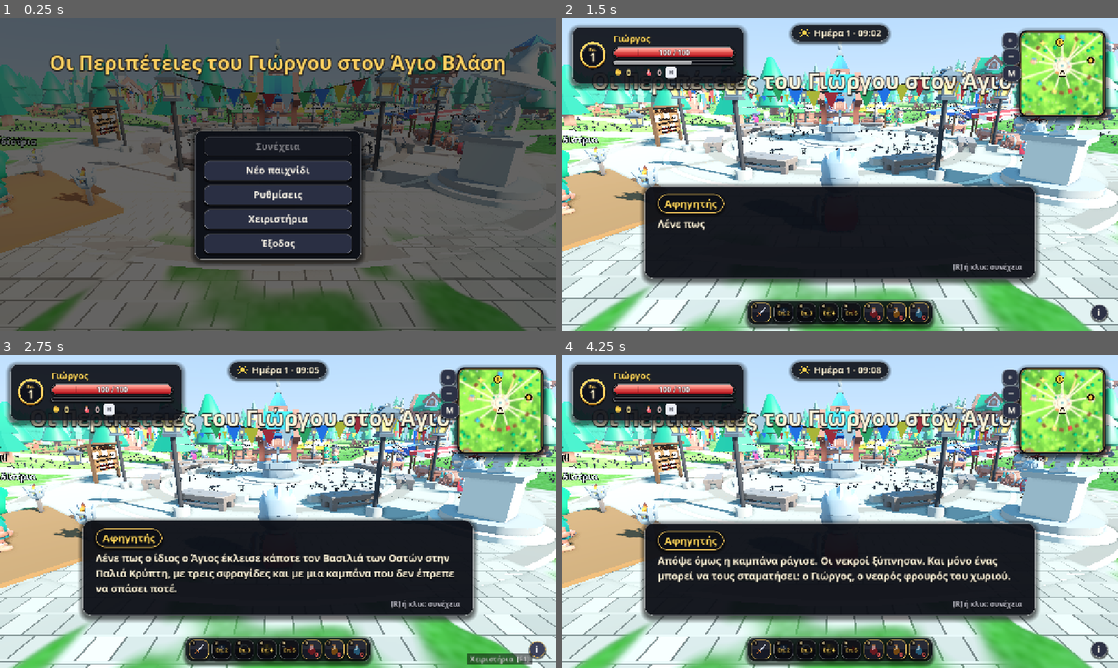
Above: before the commit, frames 1-4 (two rows, left to right).
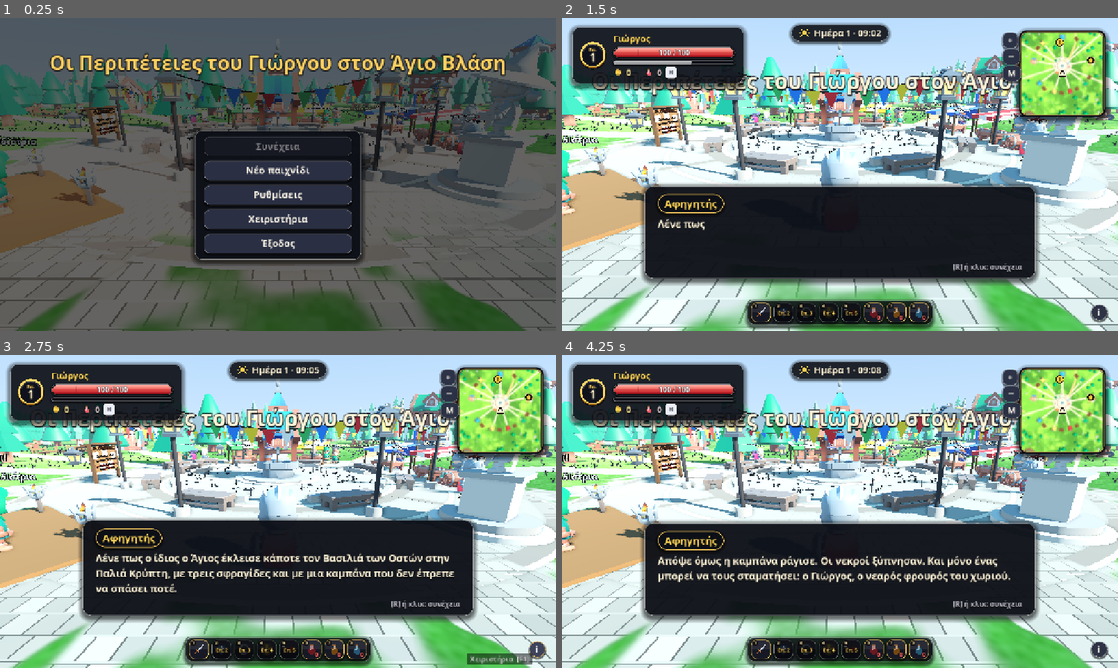
Above: after the commit, the same moments.

Repository: TheoSfak/George-Adventures
Game: Godot game, scene res://scenes/main.tscn
Same seed, same stepped clock (60 frames per second), same inputs: the game is played once before the commit and once after it.
Inputs (mouse positions are in pixels of both pictures, inside the frame that each line leads up to):
- Up to frame 1 (0.25 s): no input
- Up to frame 2 (1.5 s): click "Νέο παιχνίδι" at 0.5 s; tap Enter (ui_accept) at 1.25 s; drag from (762, 312) to (895, 105) at 1.27 s
- Up to frame 3 (2.75 s): click "i" at 2 s
- Up to frame 4 (4.25 s): click "+" at 2.75 s; drag from (784, 649) to (812, 574) at 3.52 s

The runs differ from the first frame. In frame 1, 0.3% of the frame differs, in the area x 0-100%, y 27-44%; in frame 2, 0.8%, in the area x 0-100%, y 11-46%; in frame 3, 0.7%; in frame 4, 0.8%.

Commit message:
Add the great tree, the houses, the props and the chest to the lake area

Diff:
--- a/scripts/great_tree.gd
+++ b/scripts/great_tree.gd
@@ -42,6 +42,7 @@
 	for pair in bridge_list():
 		_build_bridge(pair[0], pair[1])
 	_build_ramp()
+	_build_props()
 	# >>> the later tasks add their builders here
 
 
@@ -245,4 +246,242 @@
 		add_child(body)
 
 
+# ------------------------------------------------------------ tree and props ----
+
+const TREE_POS := Vector3(4.0, 7.0, -1.0)         # the foot of the great tree on the plateau
+const TREE_FOOT := Vector3(9.5, 7.0, 3.0)         # a spot on the plateau a few metres from the trunk
+const CHEST_POS := Vector3(-8.2, 5.6, 22.5)       # on the south island
+const BENCH_POS := Vector3(23.5, 6.2, 17.6)       # on the east island
+const HOUSE_SCALE := 5.0
+const HOUSES := [
+	["buildings/blue/building_home_A_blue.gltf", Vector3(-3.5, 7.0, -4.5)],
+	["buildings/yellow/building_home_B_yellow.gltf", Vector3(4.5, 7.0, -9.0)],
+]
+# [island, offset on the island (x, z), trunk height, canopy radius]
+const UMBRELLAS := [
+	["south", Vector2(-1.5, 0.8), 5.5, 3.6], ["south", Vector2(1.8, -1.6), 4.2, 2.8],
+	["east", Vector2(-1.4, -0.6), 5.0, 3.3],
+	["far", Vector2(0.8, 1.2), 5.8, 3.9], ["far", Vector2(-1.8, -0.8), 4.0, 2.6],
+	["entry", Vector2(-1.2, -1.4), 3.6, 2.4],
+]
+const ROCK_SCALE := 3.2
+const TREE_SCALE := 9.5
+const ROCKS := [
+	"decoration/nature/rock_single_A.gltf", "decoration/nature/rock_single_B.gltf", "decoration/nature/rock_single_C.gltf",
+	"decoration/nature/rock_single_D.gltf", "decoration/nature/rock_single_E.gltf",
+]
+const SHORE_TREES := ["decoration/nature/tree_single_A.gltf", "decoration/nature/tree_single_B.gltf"]
+
+
+func _build_props() -> void:
+	_build_tree()
+	_build_houses()
+	_build_deck_and_lanterns()
+	_build_umbrella_trees()
+	_build_chest_and_bench()
+	_build_flowers_and_pads()
+	_build_shore()
+
+
+func _build_tree() -> void:
+	_add_visual(TreeMeshes.great_tree(21), "Tree", TREE_POS)
+	var body := StaticBody3D.new()
+	body.name = "TreeTrunk"
+	body.collision_layer = 1
+	body.collision_mask = 0
+	body.position = TREE_POS
+	var shape := CollisionShape3D.new()
+	var cyl := CylinderShape3D.new()
+	cyl.radius = 3.4
+	cyl.height = 14.0
+	shape.shape = cyl
+	shape.position = Vector3(0.0, 7.0, 0.0)
+	body.add_child(shape)
+	add_child(body)
+
+
+## One box collider around a model (its meshes, in the local space of `node`).
+func _box_collider_for(node: Node3D, shrink := 0.9) -> void:
+	var inv := node.global_transform.affine_inverse()
+	var have := false
+	var box := AABB()
+	for mi in node.find_children("*", "MeshInstance3D", true, false):
+		var a: AABB = (inv * (mi as MeshInstance3D).global_transform) * (mi as MeshInstance3D).get_aabb()
+		box = a if not have else box.merge(a)
+		have = true
+	if not have:
+		return
+	var body := StaticBody3D.new()
+	body.collision_layer = 1
+	body.collision_mask = 0
+	var shape := CollisionShape3D.new()
+	var bs := BoxShape3D.new()
+	bs.size = Vector3(box.size.x * shrink, maxf(box.size.y, 0.5), box.size.z * shrink)
+	shape.shape = bs
+	shape.position = box.get_center()
+	body.add_child(shape)
+	node.add_child(body)
+
+
+## A KayKit model placed at `pos` (local) with a box collider.
+func _place_model(path: String, pos: Vector3, rot_deg: float, model_scale: float, parent: Node3D) -> Node3D:
+	var root := Node3D.new()
+	root.name = path.get_file().get_basename()
+	root.position = pos
+	root.rotation_degrees.y = rot_deg
+	var model := (load(WORLD + path) as PackedScene).instantiate() as Node3D
+	model.scale = Vector3.ONE * model_scale
+	root.add_child(model)
+	parent.add_child(root)
+	_box_collider_for(root, 0.8)
+	return root
+
+
+func _build_houses() -> void:
+	for i in HOUSES.size():
+		var h: Array = HOUSES[i]
+		var pos: Vector3 = h[1]
+		var d: Vector3 = TREE_POS - pos
+		var house := _place_model(h[0], pos, rad_to_deg(atan2(d.x, d.z)), HOUSE_SCALE, self)
+		house.name = "House_%d" % i
+		var light := OmniLight3D.new()
+		light.name = "HouseLight_%d" % i
+		light.light_color = Color(1.0, 0.72, 0.4)
+		light.light_energy = 1.4
+		light.omni_range = 12.0
+		light.position = pos + Vector3(0.0, 3.5, 0.0) + d.normalized() * 3.5
+		light.add_to_group("night_lights")
+		add_child(light)
+
+
+func _build_deck_and_lanterns() -> void:
+	_add_visual(TreeMeshes.deck_ring(5.4, 7.6, 28), "DeckRing", TREE_POS + Vector3(0.0, 0.03, 0.0))
+	var pts: Array[Vector3] = []
+	for a in [20.0, 90.0, 160.0, 240.0, 305.0]:
+		var ang := deg_to_rad(a)
+		pts.append(Vector3(TREE_POS.x + cos(ang) * 8.4, TREE_POS.y, TREE_POS.z + sin(ang) * 8.4))
+	for key in ["entry", "south", "east", "far"]:
+		var d: Dictionary = ISLANDS[key]
+		var ip: Vector2 = d["pos"]
+		pts.append(Vector3(ip.x + 1.6, float(d["top"]), ip.y - 1.6))
+	_add_visual(TreeMeshes.lanterns_posts(pts), "LanternPosts")
+	var heads := _add_visual(TreeMeshes.lanterns_heads(pts), "LanternHeads")
+	var glow := StandardMaterial3D.new()
+	glow.vertex_color_use_as_albedo = true
+	glow.vertex_color_is_srgb = true
+	glow.emission_enabled = true
+	glow.emission = Color(1.0, 0.75, 0.35)
+	glow.emission_energy_multiplier = 1.2
+	heads.material_override = glow
+	var deck_light := OmniLight3D.new()                    # the third light: over the deck, lighting the trunk
+	deck_light.name = "DeckLight"
+	deck_light.light_color = Color(1.0, 0.76, 0.45)
+	deck_light.light_energy = 1.4
+	deck_light.omni_range = 13.0
+	deck_light.position = TREE_POS + Vector3(0.0, 4.5, 0.0)
+	deck_light.add_to_group("night_lights")
+	add_child(deck_light)
+
+
+func _build_umbrella_trees() -> void:
+	for i in UMBRELLAS.size():
+		var u: Array = UMBRELLAS[i]
+		var d: Dictionary = ISLANDS[u[0]]
+		var ip: Vector2 = d["pos"]
+		var off: Vector2 = u[1]
+		var pos := Vector3(ip.x + off.x, float(d["top"]), ip.y + off.y)
+		_add_visual(TreeMeshes.umbrella_tree(float(u[2]), float(u[3]), 40 + i), "Umbrella_%d" % i, pos)
+		var body := StaticBody3D.new()
+		body.name = "Umbrella_%dBody" % i
+		body.collision_layer = 1
+		body.collision_mask = 0
+		body.position = pos + Vector3(0.0, float(u[2]) * 0.5, 0.0)
+		var shape := CollisionShape3D.new()
+		var cyl := CylinderShape3D.new()
+		cyl.radius = 0.4
+		cyl.height = float(u[2])
+		shape.shape = cyl
+		body.add_child(shape)
+		add_child(body)
+
+
+func _build_chest_and_bench() -> void:
+	var chest := Chest.new()
+	chest.position = CHEST_POS
+	chest.rotation_degrees.y = 200.0
+	chest.golden = true
+	chest.gold_min = 40
+	chest.gold_max = 80
+	chest.potions = 2
+	add_child(chest)
+	_add_visual(TreeMeshes.bench(), "Bench", BENCH_POS)
+	var body := StaticBody3D.new()
+	body.name = "BenchBody"
+	body.collision_layer = 1
+	body.collision_mask = 0
+	body.position = BENCH_POS + Vector3(0.0, 0.45, 0.0)
+	var shape := CollisionShape3D.new()
+	var box := BoxShape3D.new()
+	box.size = Vector3(1.8, 0.9, 0.6)
+	shape.shape = box
+	body.add_child(shape)
+	add_child(body)
+
+
+func _build_flowers_and_pads() -> void:
+	var rng := RandomNumberGenerator.new()
+	rng.seed = 77
+	for key in ISLANDS:
+		var d: Dictionary = ISLANDS[key]
+		var ip: Vector2 = d["pos"]
+		var r := float(d["r"])
+		var pts: Array[Vector3] = []
+		for i in (26 if key == "central" else 14):
+			var a := rng.randf() * TAU
+			var rr := sqrt(rng.randf()) * r * 0.7
+			pts.append(Vector3(ip.x + cos(a) * rr, float(d["top"]), ip.y + sin(a) * rr))
+		_add_visual(TreeMeshes.flowers(pts, int(d["seed"]) + 100), "Flowers_" + key)
+	var pads: Array[Vector3] = []
+	for i in 40:
+		if pads.size() >= 16:
+			break
+		var a := rng.randf() * TAU
+		var rr := sqrt(rng.randf()) * 0.88
+		var p := Vector3(cos(a) * LAKE.x * rr, WATER_Y + 0.03, sin(a) * LAKE.y * rr)
+		var on_island := false
+		for key in ISLANDS:
+			var d: Dictionary = ISLANDS[key]
+			var ip: Vector2 = d["pos"]
+			if Vector2(p.x - ip.x, p.z - ip.y).length() < float(d["r"]) * 1.2 + 1.5:
+				on_island = true
+		if not on_island:
+			pads.append(p)
+	_add_visual(TreeMeshes.lily_pads(pads, 5), "LilyPads")
+
+
+## Rocks and a few trees around the shore (the side toward the village stays open) and flowers on the ground.
+func _build_shore() -> void:
+	var holder := Node3D.new()
+	holder.name = "Dressing"
+	add_child(holder)
+	var rng := RandomNumberGenerator.new()
+	rng.seed = 91
+	for i in 12:
+		var a := TAU * float(i) / 12.0 + rng.randf_range(-0.15, 0.15)
+		if absf(angle_difference(a, PI)) < 0.45:
+			continue
+		var f := rng.randf_range(1.08, 1.2)
+		_place_model(ROCKS[rng.randi() % ROCKS.size()], Vector3(cos(a) * LAKE.x * f, 0.0, sin(a) * LAKE.y * f),
+				rng.randf() * 360.0, ROCK_SCALE * rng.randf_range(0.7, 1.2), holder)
+	for i in 8:
+		var a := TAU * (float(i) + 0.5) / 8.0 + rng.randf_range(-0.1, 0.1)
+		if absf(angle_difference(a, PI)) < 0.5:
+			continue
+		var f := rng.randf_range(1.22, 1.32)
+		_place_model(SHORE_TREES[rng.randi() % SHORE_TREES.size()], Vector3(cos(a) * LAKE.x * f, 0.0, sin(a) * LAKE.y * f),
+				rng.randf() * 360.0, TREE_SCALE * rng.randf_range(0.8, 1.1), holder)
+	if terrain != null:
+		terrain.add_flower_ring(CENTER, 38.0, 43.0, 70)
+
+
 # >>> more builders are added below this line
--- /dev/null
+++ b/tools/great_tree_props_test.gd
@@ -0,0 +1,108 @@
+extends SceneTree
+## The tree, houses, props, lights and the chest of the Great Tree area:
+##   godot --path . --headless --script tools/great_tree_props_test.gd
+var failed := false
+var gt
+
+
+func check(label: String, ok: bool) -> void:
+	print(("PASS  " if ok else "FAIL  "), label)
+	if not ok:
+		failed = true
+
+
+func _initialize() -> void:
+	_run()
+
+
+func _run() -> void:
+	await process_frame
+	root.get_node("/root/Quests").intro_seen = true
+	gt = load("res://scripts/great_tree.gd")
+	var main := (load("res://scenes/main.tscn") as PackedScene).instantiate()
+	root.add_child(main)
+	await create_timer(3.0).timeout
+	var area := main.get_node_or_null("Village/GreatTree")
+	if area == null:
+		check("the GreatTree node exists", false)
+		quit(1)
+		return
+
+	# --- the tree
+	var tree := area.get_node_or_null("Tree") as MeshInstance3D
+	check("the great tree stands on the plateau (%s)" % (str(tree.position) if tree != null else "missing"), tree != null and tree.position.is_equal_approx(gt.TREE_POS))
+	check("its trunk has a collider", area.get_node_or_null("TreeTrunk") != null)
+	# a capsule walking at the trunk stops before it
+	var body := CharacterBody3D.new()
+	body.collision_layer = 0
+	body.collision_mask = 1
+	var shape := CollisionShape3D.new()
+	var cap := CapsuleShape3D.new()
+	cap.radius = 0.45
+	cap.height = 1.8
+	shape.shape = cap
+	shape.position.y = 0.9
+	body.add_child(shape)
+	root.add_child(body)
+	var trunk_world: Vector3 = gt.to_world(gt.TREE_POS)
+	body.global_position = trunk_world + Vector3(7.0, 0.3, 0.0)
+	for i in 150:
+		await physics_frame
+		var dir := Vector3(trunk_world.x - body.global_position.x, 0.0, trunk_world.z - body.global_position.z).normalized()
+		body.velocity = Vector3(dir.x * 5.0, body.velocity.y - 22.0 / 60.0, dir.z * 5.0)
+		body.move_and_slide()
+	var dist := Vector2(body.global_position.x - trunk_world.x, body.global_position.z - trunk_world.z).length()
+	check("a walker is stopped by the trunk (%.1f m from its axis, y %.1f)" % [dist, body.global_position.y], dist > 3.0 and dist < 5.0 and body.global_position.y > 6.5)
+	body.queue_free()
+
+	# --- houses, deck, lanterns
+	for i in 2:
+		var house := area.get_node_or_null("House_%d" % i) as Node3D
+		check("house %d stands on the plateau and has a collider" % i, house != null and absf(house.position.y - 7.0) < 0.05 and house.find_children("*", "StaticBody3D", true, false).size() > 0)
+	check("the deck ring around the trunk", area.get_node_or_null("DeckRing") != null)
+	check("lantern posts and glowing heads", area.get_node_or_null("LanternPosts") != null and area.get_node_or_null("LanternHeads") != null)
+	var heads := area.get_node("LanternHeads") as MeshInstance3D
+	var mat := heads.material_override as StandardMaterial3D
+	check("the lantern heads glow (emissive material)", mat != null and mat.emission_enabled)
+
+	# --- lights: at most three real lights in the whole area
+	var lights := 0
+	for l in get_nodes_in_group("night_lights"):
+		var p := (l as Node3D).global_position
+		if Vector2(p.x - 172.0, p.z + 40.0).length() < 44.0:
+			lights += 1
+	check("exactly three night lights in the area (found %d)" % lights, lights == 3)
+
+	# --- umbrella trees, bench, flowers, pads, dressing
+	var umbrellas := 0
+	for c in area.get_children():
+		if str(c.name).begins_with("Umbrella_") and c is MeshInstance3D:
+			umbrellas += 1
+	check("six umbrella trees (%d)" % umbrellas, umbrellas == 6)
+	check("a bench", area.get_node_or_null("Bench") != null)
+	var flowers := 0
+	for c in area.get_children():
+		if str(c.name).begins_with("Flowers_"):
+			flowers += 1
+	check("flowers on every island (%d)" % flowers, flowers == 5)
+	check("lily pads on the lake", area.get_node_or_null("LilyPads") != null)
+	var dressing := area.get_node_or_null("Dressing")
+	check("rocks and trees around the shore (%d)" % (dressing.get_child_count() if dressing != null else 0), dressing != null and dressing.get_child_count() >= 14)
+
+	# --- the chest on the south island
+	var found: Node3D = null
+	for c in get_nodes_in_group("chests"):
+		var p := (c as Node3D).global_position
+		if p.y > 4.5 and Vector2(p.x - 172.0, p.z + 40.0).length() < 44.0:
+			found = c
+	check("a chest on the south island at its height", found != null and absf(found.global_position.y - float(gt.CHEST_POS.y)) < 0.05)
+	if found != null:
+		check("it is golden, closed and can be opened with R", found.golden and not found.opened and found.interact_prompt() != "")
+
+	# --- the budget: draw calls and triangles stay small
+	var meshes := area.find_children("*", "MeshInstance3D", true, false)
+	var tris := 0
+	for m in meshes:
+		tris += ((m as MeshInstance3D).mesh.get_faces().size() / 3)
+	check("%d meshes (under 90) and %d triangles (under 90000)" % [meshes.size(), tris], meshes.size() < 90 and tris < 90000)
+	quit(1 if failed else 0)
Not shown, added: tools/great_tree_props_test.gd.uid
